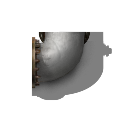
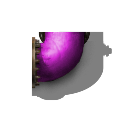
Layered file, before and after one edit (128x128). Changes by layer:
pixels changed over [36, 32, 86, 82] (layer not identified)
